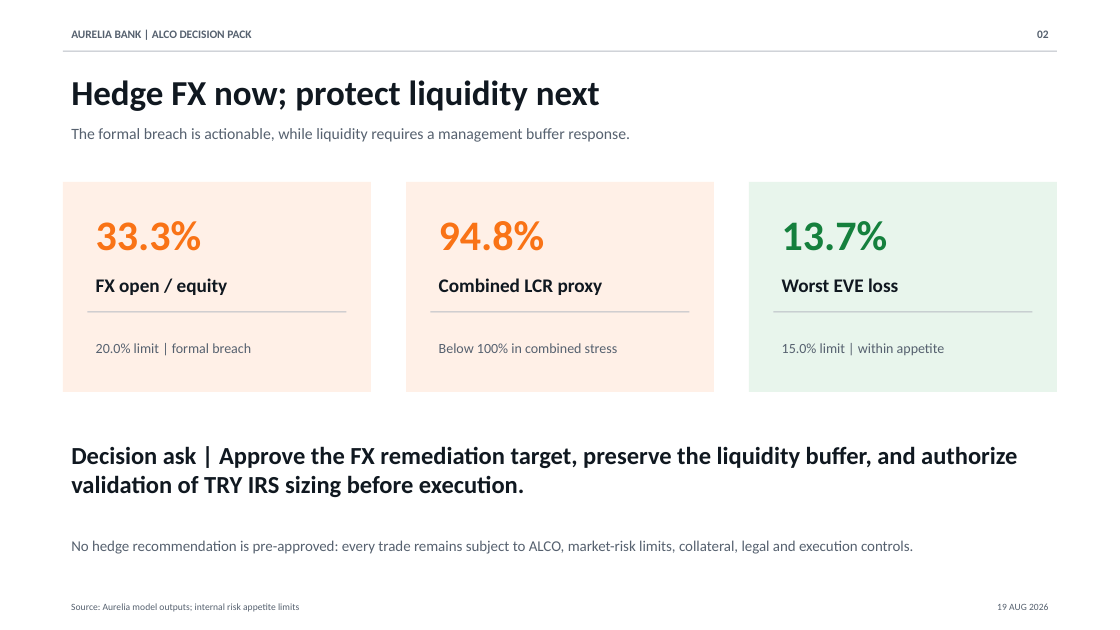
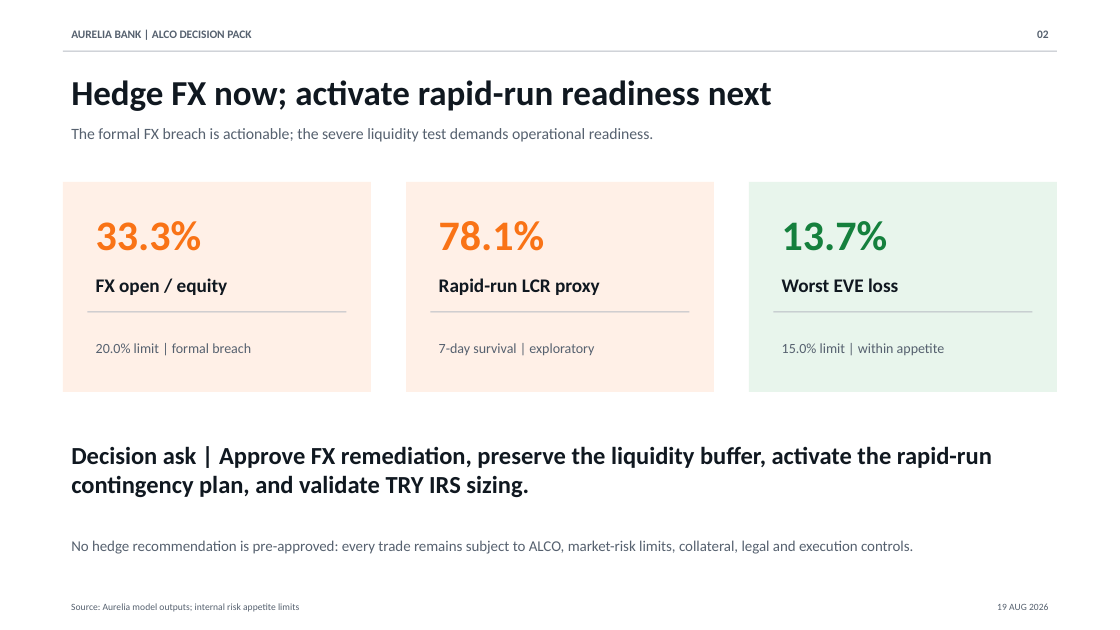
Before and after one commit to muratmiracg-dev/aurelia-bank-treasury-alm-risk-control-tower, a slide deck: slide 2 of presentation/Aurelia_Bank_ALM_Executive_Deck_EN.pptx. Drawn at 1120x630 pixels with LibreOffice and Linux fonts; fonts in the diff are those of the drawing. Boxes give left, top, right and bottom in pixels: in the first picture for what was removed or moved away, otherwise in the second. Text is boxed around its words. In the diff, an @@ line names an element or a change of style, - is before the commit and + after.

Commit message:
feat: add rapid digital-run liquidity stress scenario (#2)
Add a severe exploratory deposit-run scenario with front-loaded outflows, scenario-specific HQLA market-value shocks, a seven-day survival horizon, expanded validation, and refreshed ALCO deliverables.

```diff
--- a/presentation/Aurelia_Bank_ALM_Executive_Deck_EN.pptx
+++ b/presentation/Aurelia_Bank_ALM_Executive_Deck_EN.pptx
@@ text at bbox=[71, 80, 772, 111]: text changed @@
-Hedge FX now; protect liquidity next
+Hedge FX now; activate rapid-run readiness next
@@ text at bbox=[71, 128, 654, 142]: text changed @@
-The formal breach is actionable, while liquidity requires a management buffer response.
+The formal FX breach is actionable; the severe liquidity test demands operational readiness.
@@ text at bbox=[439, 221, 545, 251]: text changed @@
-94.8%
+78.1%
@@ text at bbox=[439, 278, 600, 295]: text changed @@
-Combined LCR proxy
+Rapid-run LCR proxy
@@ text at bbox=[439, 343, 594, 356]: text changed @@
-Below 100% in combined stress
+7-day survival | exploratory
@@ text at bbox=[71, 446, 992, 497]: text changed @@
-Decision ask | Approve the FX remediation target, preserve the liquidity buffer, and authorize validation of TRY IRS sizing before execution.
+Decision ask | Approve FX remediation, preserve the liquidity buffer, activate the rapid-run contingency plan, and validate TRY IRS sizing.
```
Also in this commit, not shown: 3 other slides changed, 38 other files.
